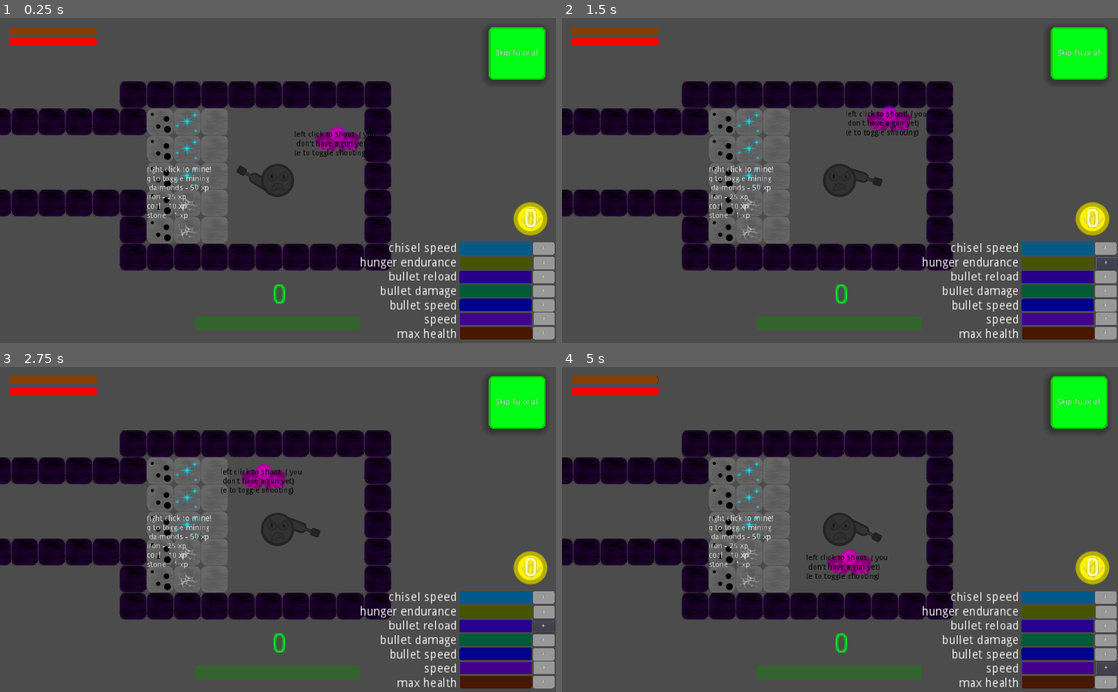
Above: before the commit, frames 1-4 (two rows, left to right).
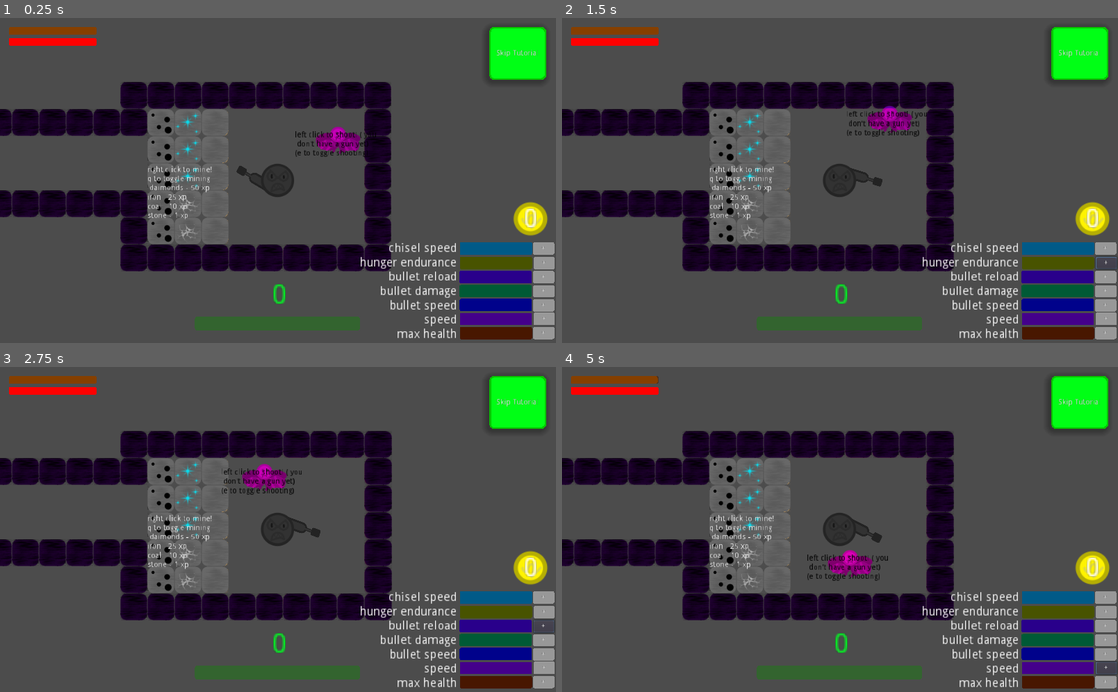
Above: after the commit, the same moments.

Repository: Z53-INCOMING/mechmine.io
Game: Godot game, scene res://scenes/World.tscn
The game is run twice, just before and just after one commit, with the same random seed, the same clock (stepped at 60 frames per second) and the same inputs.
Inputs:
- Up to frame 1 (0.25 s): no input
- Up to frame 2 (1.5 s): click "+" at 0.5 s; click "+" at 1.25 s
- Up to frame 3 (2.75 s): click "+" at 2 s
- Up to frame 4 (5 s): click "+" at 2.75 s; click "+" at 3.5 s; click "+" at 4.25 s

The runs differ from the first frame. In frame 1, 2.9% of the frame differs, in the area x 0-99%, y 2-78%; in frame 2, 3.0%; in frame 3, 3.0%; in frame 4, 3.1%.

Commit message:
Started the enemy mech
also found some places where it was "tank" not "mech". oops!

Diff:
--- a/code/TileMap.gd
+++ b/code/TileMap.gd
@@ -3,7 +3,7 @@
 var bat_scene = preload("res://scenes/bat.tscn")
 var coin_scene = preload("res://scenes/stat coin.tscn")
 var shelter_scene = preload("res://scenes/shelter.tscn")
-onready var mech = get_node("tank")
+onready var mech = get_node("player")
 
 var has_moved = false
 var positions = []
--- a/code/mech.gd
+++ b/code/mech.gd
@@ -1,4 +1,5 @@
 extends KinematicBody2D
+class_name Mech
 
 onready var health_loss_particle = $"UI/health loss particle"
 onready var regen_timer = $"regen timer"
@@ -40,7 +41,7 @@
 onready var skin = $color/circle
 
 var team = ""
-var tank_type = "miner"
+var mech_type = "miner"
 
 var bullet_speed = 0
 var bullet_damage = 0
@@ -210,7 +211,7 @@
 			twin_miner_evolution.visible = true
 			back_miner_evolution.visible = true
 		if level == 20:
-			if tank_type == "back miner":
+			if mech_type == "back miner":
 				sniper_back_evolution.visible = true
 				gunner_back_evolution.visible = true
 				auto_miner_evolution.visible = true
@@ -219,10 +220,10 @@
 				quadro_dig_evolution.visible = true
 				auto_miner_evolution.visible = true
 		if level == 30:
-			if tank_type == "sniper back":
+			if mech_type == "sniper back":
 				rocketship_evolution.visible = true
 				twin_sniper_evolution.visible = true
-			if tank_type == "quadro dig":
+			if mech_type == "quadro dig":
 				excavator_evolution.visible = true
 			XP_label.visible = false
 			XP_bar.visible = false
@@ -281,7 +282,7 @@
 	chisel2.position = Vector2(12.7, 12.3)
 	chisel2.visible = true
 	chisel2.rotation_degrees = 0
-	tank_type = "twin miner"
+	mech_type = "twin miner"
 func _on_back_miner_evolution_button_down() -> void:
 	twin_miner_evolution.visible = false
 	back_miner_evolution.visible = false
@@ -290,7 +291,7 @@
 	cannon1.visible = true
 	cannon1.position = Vector2(22.3, -0.4)
 	cannon1.scale.x = 1.3
-	tank_type = "back miner"
+	mech_type = "back miner"
 func _on_sniper_back_evolution_button_down() -> void:
 	sniper_back_evolution.visible = false
 	gunner_back_evolution.visible = false
@@ -301,7 +302,7 @@
 	cannon1.speed = 1.3
 	cannon1.reload = 0.8
 	cannon1.damage = 1.6
-	tank_type = "sniper back"
+	mech_type = "sniper back"
 func _on_gunner_back_evolution_button_down() -> void:
 	sniper_back_evolution.visible = false
 	gunner_back_evolution.visible = false
@@ -311,7 +312,7 @@
 	spread_cannon1.visible = true
 	spread_cannon1.rotation_degrees = 0
 	spread_cannon1.damage = 0.8
-	tank_type = "gunner back"
+	mech_type = "gunner back"
 	cannon1.visible = false
 func _on_auto_miner_evolution_button_down() -> void:
 	quadro_dig_evolution.visible = false
@@ -325,7 +326,7 @@
 	auto_turret1.position = Vector2(-1.4, 27.5)
 	auto_turret1.rotation_degrees = 91
 	auto_turret1.scale = Vector2(1.4, 1.4)
-	tank_type = "auto miner"
+	mech_type = "auto miner"
 	cannon1.visible = false
 	chisel2.visible = false
 func _on_quadro_dig_evolution_button_down() -> void:
@@ -348,7 +349,7 @@
 	chisel4.rotation_degrees = -45
 	chisel1.position = Vector2(17.1, 16.4)
 	chisel1.rotation_degrees = 45
-	tank_type = "quadro dig"
+	mech_type = "quadro dig"
 func _on_teamwork_evolution_button_down() -> void:
 	quadro_dig_evolution.visible = false
 	teamwork_evolution.visible = false
@@ -359,7 +360,7 @@
 	cannon1.scale = Vector2(2, 1.3)
 	cannon1.reload = 1
 	cannon1.speed = 1
-	tank_type = "teamwork"
+	mech_type = "teamwork"
 func _on_rocketship_evolution_button_down() -> void:
 	twin_sniper_evolution.visible = false
 	rocketship_evolution.visible = false
@@ -377,7 +378,7 @@
 	chisel2.rotation_degrees = 90
 	thruster.force = 15
 	thruster.visible = true
-	tank_type = "rocketship"
+	mech_type = "rocketship"
 func _on_twin_sniper_evolution_button_down() -> void:
 	twin_sniper_evolution.visible = false
 	rocketship_evolution.visible = false
@@ -399,7 +400,7 @@
 	cannon1.damage = 1.3
 	cannon2.damage = 1.3
 
-	tank_type = "twin sniper"
+	mech_type = "twin sniper"
 func _on_excavator_evolution_button_down() -> void:
 	excavator_evolution.visible = false
 	chisel3.visible = false
@@ -420,4 +421,4 @@
 	spread_cannon2.spread = 45
 	cannon1.visible = false
 	thruster.visible = true
-	tank_type = "Excavator"
+	mech_type = "Excavator"
--- a/project.godot
+++ b/project.godot
@@ -8,9 +8,26 @@
 
 config_version=4
 
-_global_script_classes=[  ]
+_global_script_classes=[ {
+"base": "Mech",
+"class": "EnemyMech",
+"language": "GDScript",
+"path": "res://scenes/enemy mech.gd"
+}, {
+"base": "KinematicBody2D",
+"class": "Mech",
+"language": "GDScript",
+"path": "res://code/mech.gd"
+}, {
+"base": "Mech",
+"class": "PlayerMech",
+"language": "GDScript",
+"path": "res://scenes/player mech.gd"
+} ]
 _global_script_class_icons={
-
+"EnemyMech": "",
+"Mech": "",
+"PlayerMech": ""
 }
 
 [application]
--- a/scenes/World.tscn
+++ b/scenes/World.tscn
@@ -1,7 +1,7 @@
 [gd_scene load_steps=17 format=2]
 
 [ext_resource path="res://images/square.png" type="Texture" id=1]
-[ext_resource path="res://scenes/mech.tscn" type="PackedScene" id=2]
+[ext_resource path="res://scenes/player mech.tscn" type="PackedScene" id=2]
 [ext_resource path="res://code/Area2D.gd" type="Script" id=3]
 [ext_resource path="res://scenes/food.tscn" type="PackedScene" id=4]
 [ext_resource path="res://code/Skip.gd" type="Script" id=5]
@@ -42,9 +42,10 @@
 script = ExtResource( 11 )
 
 [node name="player" parent="TileMap" instance=ExtResource( 2 )]
-position = Vector2( 291.893, 1782.81 )
+position = Vector2( 290.752, 1782.53 )
 
 [node name="RemoteTransform2D" type="RemoteTransform2D" parent="TileMap/player"]
+position = Vector2( -0.0893555, -0.0280762 )
 remote_path = NodePath("../../../Camera")
 update_rotation = false
 update_scale = false
@@ -200,7 +201,7 @@
 }
 
 [node name="Camera" type="Camera2D" parent="."]
-position = Vector2( 291.893, 1782.81 )
+position = Vector2( 290.663, 1782.5 )
 z_index = 1
 current = true
 smoothing_enabled = true
--- /dev/null
+++ b/scenes/enemy mech.gd
@@ -0,0 +1,2 @@
+extends Mech
+class_name EnemyMech
--- /dev/null
+++ b/scenes/enemy mech.tscn
@@ -0,0 +1,7 @@
+[gd_scene load_steps=3 format=2]
+
+[ext_resource path="res://scenes/mech.tscn" type="PackedScene" id=1]
+[ext_resource path="res://scenes/enemy mech.gd" type="Script" id=2]
+
+[node name="enemy mech" instance=ExtResource( 1 )]
+script = ExtResource( 2 )
--- /dev/null
+++ b/scenes/player mech.gd
@@ -0,0 +1,2 @@
+extends Mech
+class_name PlayerMech
--- /dev/null
+++ b/scenes/player mech.tscn
@@ -0,0 +1,7 @@
+[gd_scene load_steps=3 format=2]
+
+[ext_resource path="res://scenes/mech.tscn" type="PackedScene" id=1]
+[ext_resource path="res://scenes/player mech.gd" type="Script" id=2]
+
+[node name="player mech" instance=ExtResource( 1 )]
+script = ExtResource( 2 )
